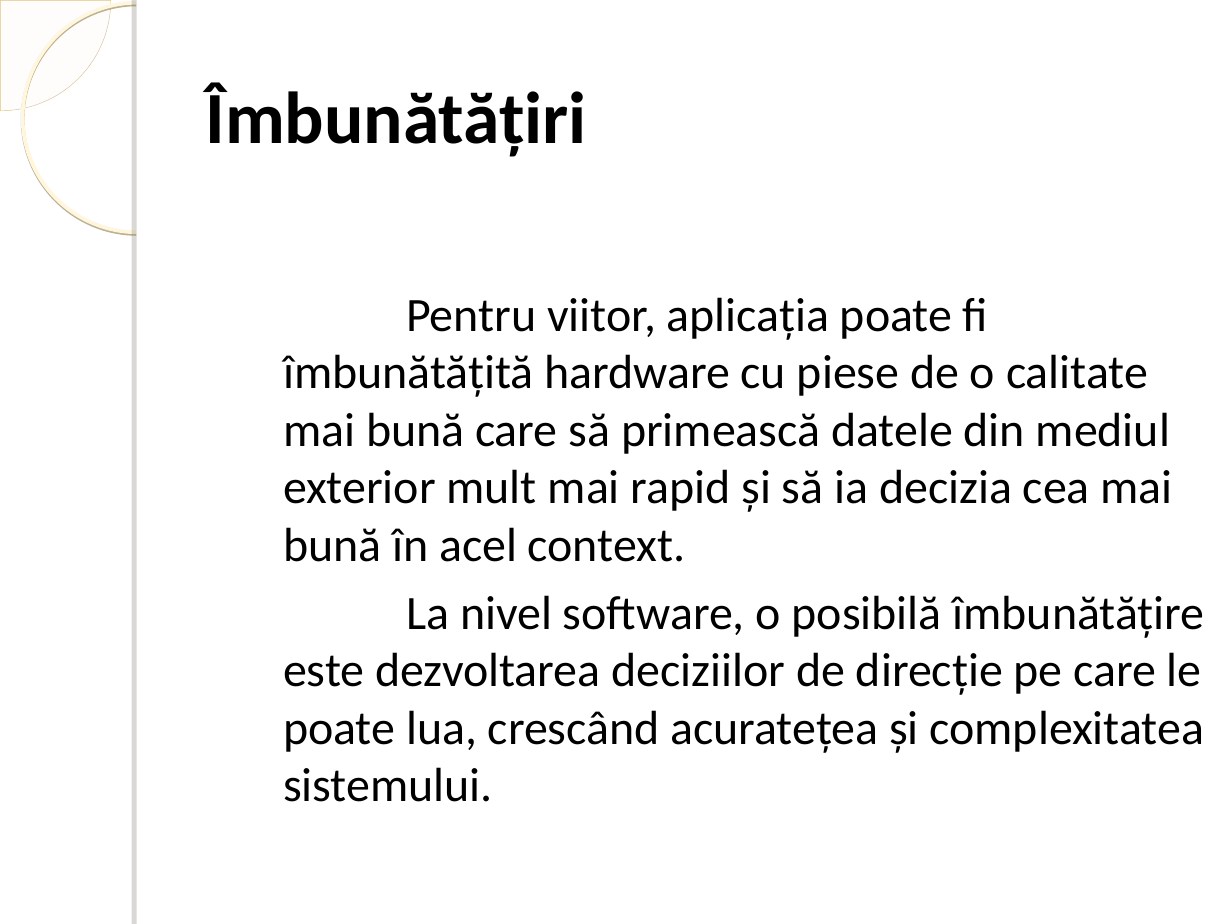
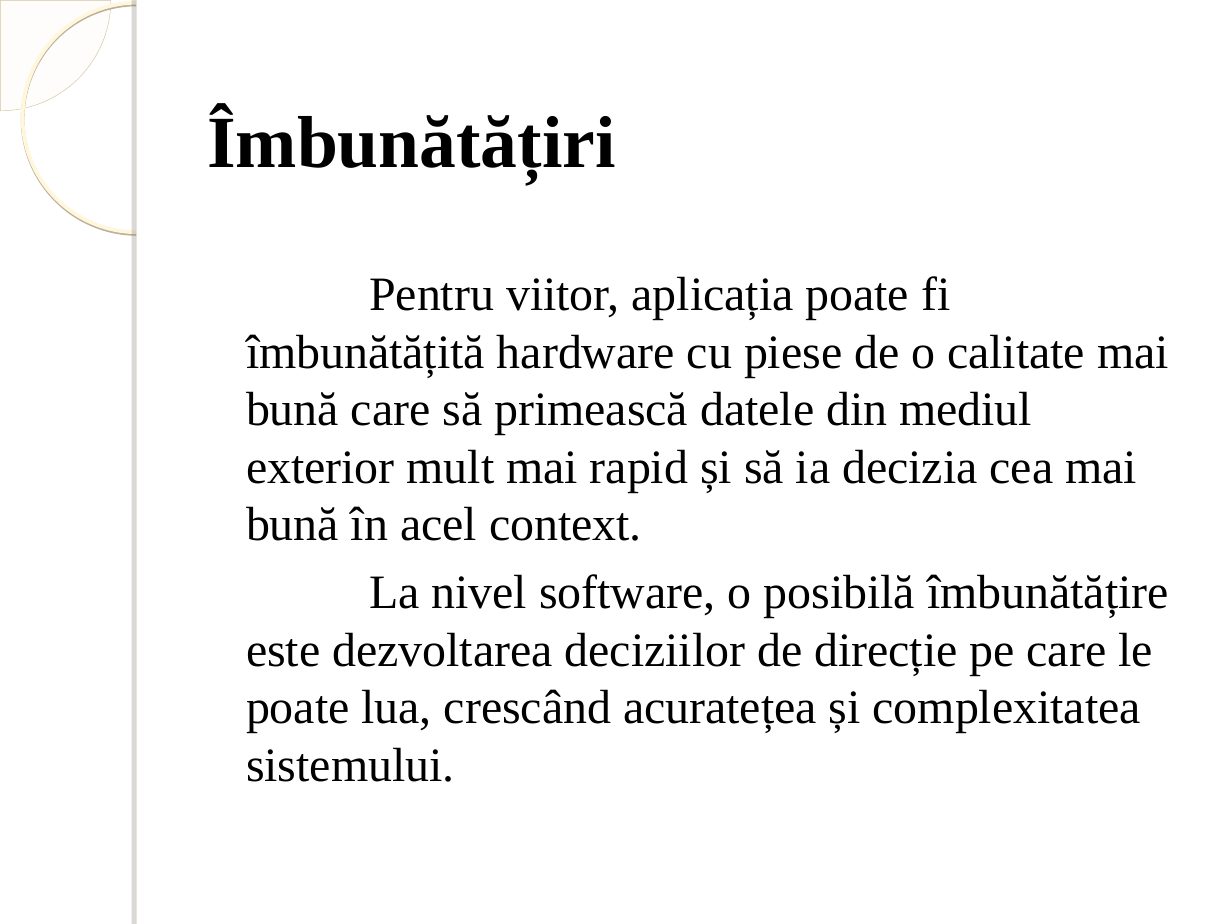
Before and after one commit to IoanaValentina/Licenta2019Musc-IoanaValentina, a slide deck: slide 11 of Line follower.ppt. Drawn at 1232x924 pixels with LibreOffice and Linux fonts; fonts in the diff are those of the drawing; background and template pictures are left out. Boxes give left, top, right and bottom in pixels: in the first picture for what was removed or moved away, otherwise in the second. Text is boxed around its words. In the diff, an @@ line names an element or a change of style, - is before the commit and + after.

```diff
--- a/Line follower.ppt
+++ b/Line follower.ppt
@@ title "Îmbunătățiri": place and size @@
-title "Îmbunătățiri" at [205, 82, 586, 157]
+title "Îmbunătățiri" at [207, 110, 615, 181]
@@ title "Îmbunătățiri" at [207, 110, 615, 181]: font Calibri to Times New Roman @@
@@ text "Pentru viitor, aplicația poate fi ..." at [246, 276, 1169, 782]: font Calibri to Times New Roman @@
@@ text "Pentru viitor, aplicația poate fi ...": place and size @@
-text "Pentru viitor, aplicația poate fi ..." at [283, 297, 1205, 802]
+text "Pentru viitor, aplicația poate fi ..." at [246, 276, 1169, 782]
```
Also in this commit, not shown: 11 other slides changed.
